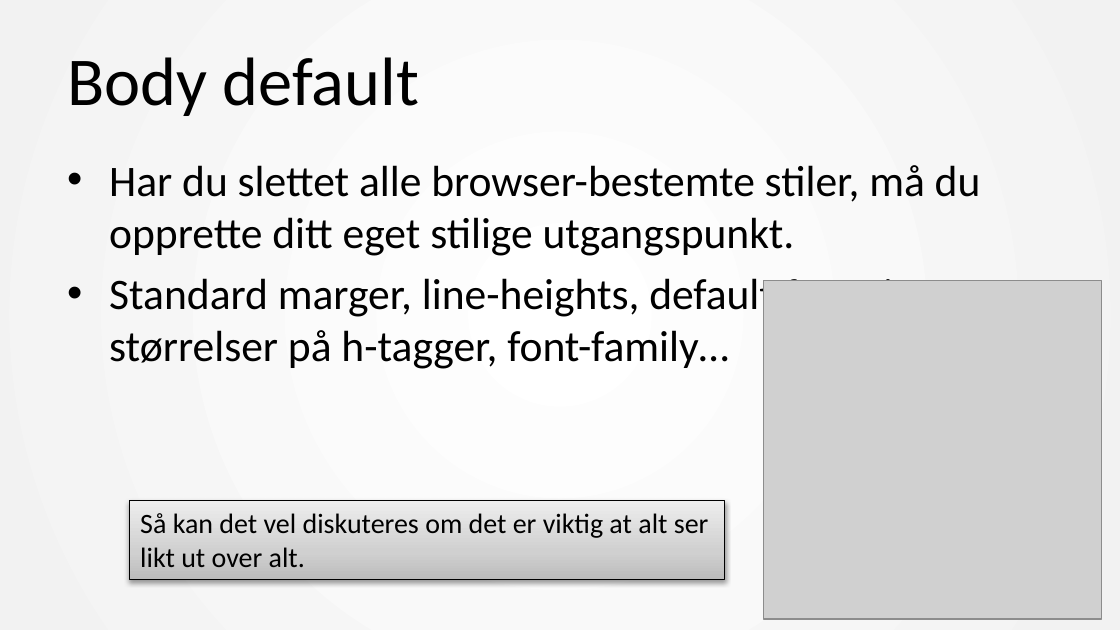
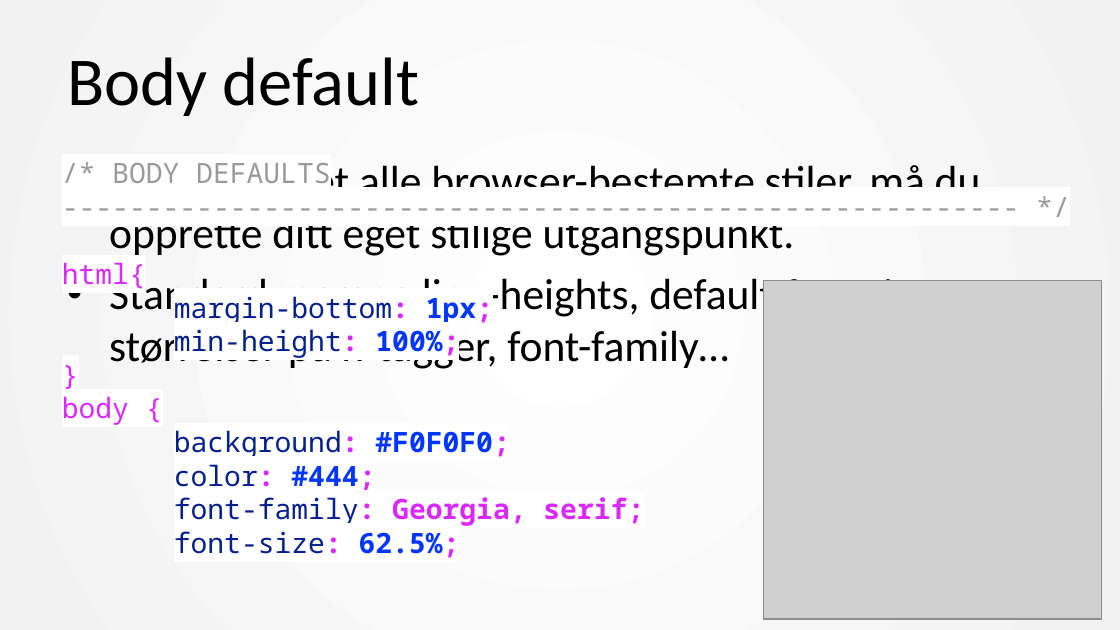
Before and after one commit to mesan/css-kurs, a slide deck: slide 10 of Foiler/1. CSS basic.pptx. Drawn at 1120x630 pixels with LibreOffice and Linux fonts; fonts in the diff are those of the drawing; grey boxes stand for pictures. Boxes give left, top, right and bottom in pixels: in the first picture for what was removed or moved away, otherwise in the second. Text is boxed around its words. In the diff, an @@ line names an element or a change of style, - is before the commit and + after.

```diff
--- a/Foiler/1. CSS basic.pptx
+++ b/Foiler/1. CSS basic.pptx
@@ text added at box(62, 163, 644, 558), 18 pt, text #9A9A9A @@
+/* BODY DEFAULTS
+--------------------------------------------------------- */
+html{
+margin-bottom: 1px;
+min-height: 100%;
+}
+body {
+background: #F0F0F0;
+color: #444;
+font-family: Georgia, serif;
+font-size: 62.5%;
@@ rectangle removed at box(129, 501, 725, 580) @@
-Så kan det vel diskuteres om det er viktig at alt ser likt ut over alt.
```
Also in this commit, not shown: 7 other slides changed, 8 slides added, 2 slides removed, 2 other files.
